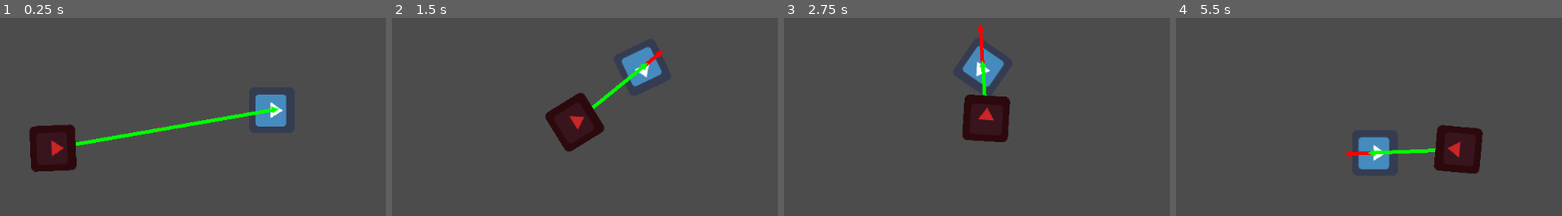
Above: before the commit, frames 1-4 (left to right).
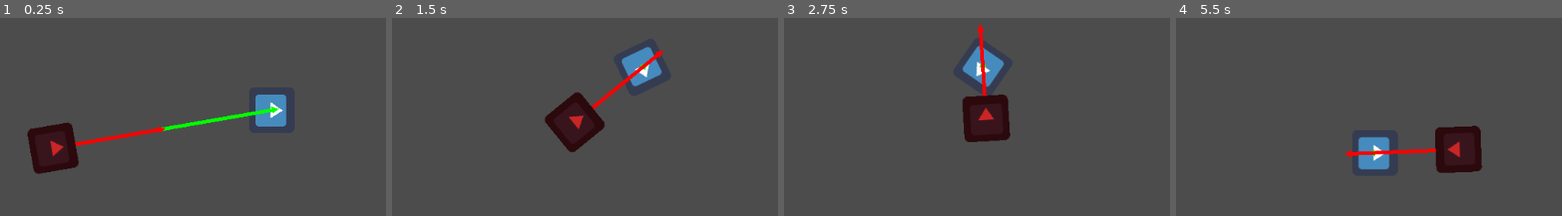
Above: after the commit, the same moments.

Repository: concernedsyndicate/AI
Game: Godot game, scene res://MainScene.tscn
The game is run twice, just before and just after one commit, with the same random seed, the same clock (stepped at 60 frames per second) and the same inputs. The engine's default icon, where the game draws it, is replaced by a stand-in: a white triangle on a blue panel in a dark square.
Inputs:
- Up to frame 1 (0.25 s): no input
- Up to frame 2 (1.5 s): hold Right (ui_right) 0.53-1.28 s; hold Down (ui_down) from 1.28 s (still down)
- Up to frame 3 (2.75 s): release Down (ui_down) at 2.03 s; hold Right (ui_right) from 2.03 s (still down)
- Up to frame 4 (5.5 s): release Right (ui_right) at 2.78 s; hold Up (ui_up) 2.78-3.53 s; hold Left (ui_left) 3.53-5.03 s; hold Down (ui_down) from 5.03 s (still down)

The runs differ from the first frame. In frame 1, 0.8% of the frame differs, in the area x 7-43%, y 52-79%; in frame 2, 0.7%; in frame 3, 0.5%; in frame 4, 0.7%.

Commit message:
Misc fixes

Diff:
--- a/MainScene.tscn
+++ b/MainScene.tscn
@@ -8,7 +8,6 @@
 
 [node name="Player" parent="." instance=ExtResource( 1 )]
 position = Vector2( 578, 279 )
-motion/sync_to_physics = false
 speed = 350
 
 [node name="Monster" parent="." instance=ExtResource( 2 )]
--- a/Monster.gd
+++ b/Monster.gd
@@ -14,20 +14,20 @@
 
 func _process(delta):
 	update()
-	toTarget = target.position-self.position
+	toTarget = target.position - position
 	#velocity += seek(target.position)
 	#velocity += flee(target.position)
 	velocity += arrive(target.position, 2)
 	position += velocity * delta
 	#rotation = velocity.angle()
-	$Sprite.rotation = velocity.angle() -36 # oszukanko xD
+	rotation = velocity.angle()
 
 
 func seek(tPosition):
 	#desiredVelocity = Vector2(tPosition - self.position).normalized() * maxSpeed
 	desiredVelocity = toTarget.normalized() * maxSpeed
 
-	return (desiredVelocity - velocity)
+	return desiredVelocity - velocity
 
 func flee(tPosition):
 	# only flee if the target is within 'panic distance'. Work in distance
@@ -73,8 +73,9 @@
 	##return Seek(evader->Pos() + evader->Velocity() * LookAheadTime);
 
 func _draw():
+	draw_set_transform(Vector2(), -rotation, Vector2(1, 1))
+	draw_vector(Vector2(0,0), target.position - position, Color(0, 255, 0), 5)  # green
 	draw_vector(Vector2(0,0), velocity, Color(255, 0, 0), 5)                                # red
-	draw_vector(Vector2(0,0), target.position-self.position, Color(0, 255, 0), 5)  # green
 
 
 func draw_vector( origin, vector, color, arrow_size ):
--- a/Monster.tscn
+++ b/Monster.tscn
@@ -8,7 +8,6 @@
 radius = 30.0
 
 [node name="Monster" type="Area2D"]
-
 input_pickable = true
 gravity_vec = Vector2( 0, 1 )
 gravity = 98.0
@@ -17,14 +16,12 @@
 audio_bus_override = false
 audio_bus_name = "Master"
 
-[node name="Sprite" type="Sprite" parent="." index="0"]
-
+[node name="Sprite" type="Sprite" parent="."]
 self_modulate = Color( 0.796875, 0.152527, 0.152527, 1 )
 rotation = 1.5708
 texture = ExtResource( 1 )
 _sections_unfolded = [ "Material", "Transform", "Visibility" ]
 
-[node name="CollisionShape2D" type="CollisionShape2D" parent="." index="1"]
-
+[node name="CollisionShape2D" type="CollisionShape2D" parent="."]
 rotation = 1.56898
 shape = SubResource( 1 )
--- a/Player.gd
+++ b/Player.gd
@@ -25,7 +25,6 @@
 		velocity = Vector2(speed, 0).rotated(rotation)
 
 func _process(delta):
-
 	get_input()
 	rotation += rotation_dir * rotation_speed * delta
 	move_and_slide(velocity)
--- a/Player.tscn
+++ b/Player.tscn
@@ -8,29 +8,26 @@
 custom_solver_bias = 0.0
 radius = 30.0
 
-[node name="Player" type="KinematicBody2D" index="0"]
-
+[node name="Player" type="KinematicBody2D"]
 input_pickable = false
 collision_layer = 1
 collision_mask = 1
 collision/safe_margin = 0.08
+motion/sync_to_physics = false
 script = ExtResource( 1 )
 _sections_unfolded = [ "Transform" ]
 speed = 70
 rotation_speed = 1.5
 
-[node name="Sprite" type="Sprite" parent="." index="0"]
-
+[node name="Sprite" type="Sprite" parent="."]
 rotation = 1.5708
 texture = ExtResource( 2 )
 _sections_unfolded = [ "Transform" ]
 
-[node name="CollisionShape2D" type="CollisionShape2D" parent="." index="1"]
-
+[node name="CollisionShape2D" type="CollisionShape2D" parent="."]
 shape = SubResource( 1 )
 
-[node name="Camera2D" type="Camera2D" parent="." index="2"]
-
+[node name="Camera2D" type="Camera2D" parent="."]
 anchor_mode = 1
 rotating = false
 current = true
